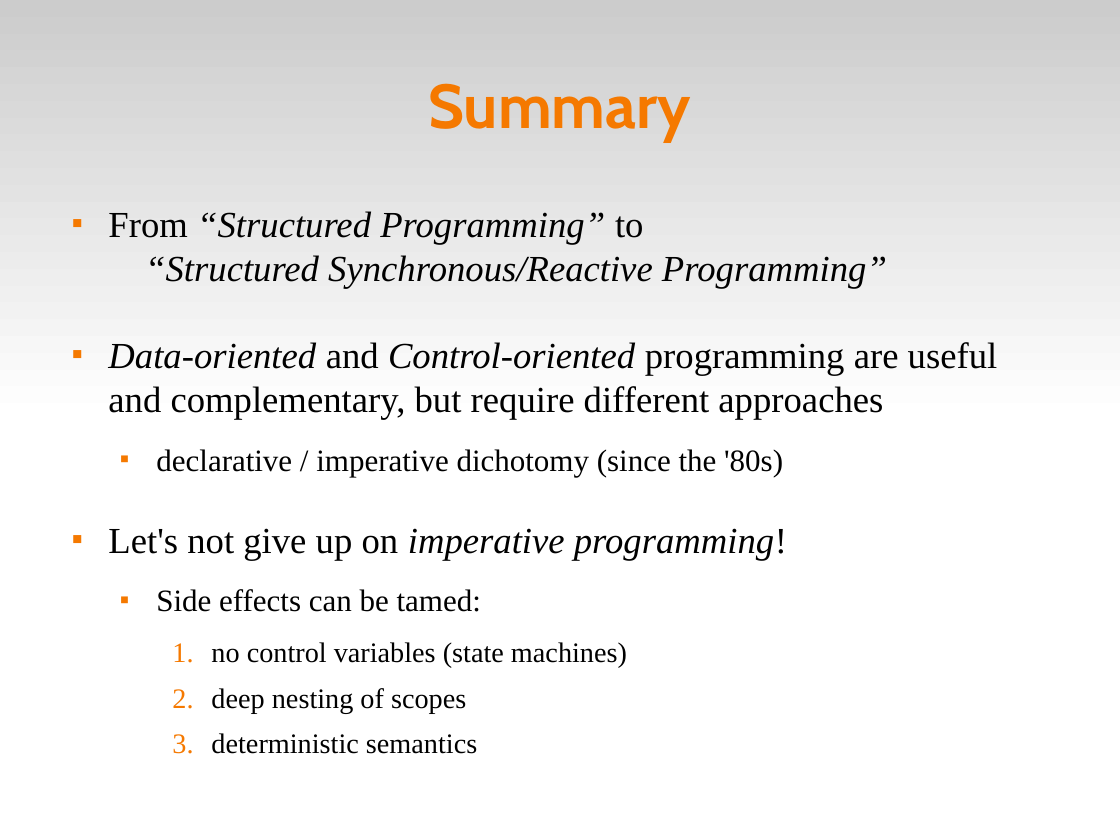
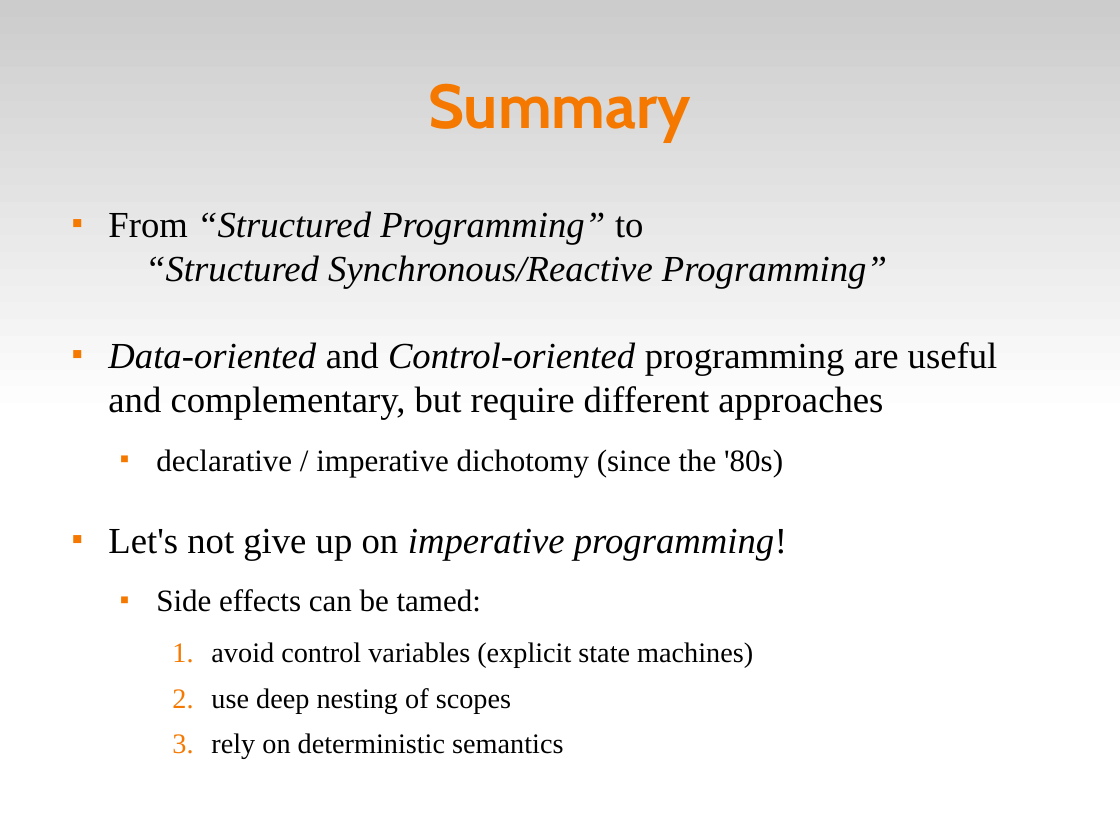
Before and after one commit to fsantanna-no/ceu-docs, a slide deck: slide 16 of ceu_curryon.odp (slide 14 before the commit). Drawn at 1120x840 pixels with LibreOffice and Linux fonts; fonts in the diff are those of the drawing. Boxes give left, top, right and bottom in pixels: in the first picture for what was removed or moved away, otherwise in the second. Text is boxed around its words. In the diff, an @@ line names an element or a change of style, - is before the commit and + after.

```diff
--- a/ceu_curryon.odp
+++ b/ceu_curryon.odp
@@ text at bbox=[211, 642, 753, 759]: text changed @@
-    1. no control variables (state machines)
-    2. deep nesting of scopes
-    3. deterministic semantics
+    1. avoid control variables (explicit state machines)
+    2. use deep nesting of scopes
+    3. rely on deterministic semantics
```
Also in this commit, not shown: 3 other slides changed, 3 slides added, 1 slide removed.
